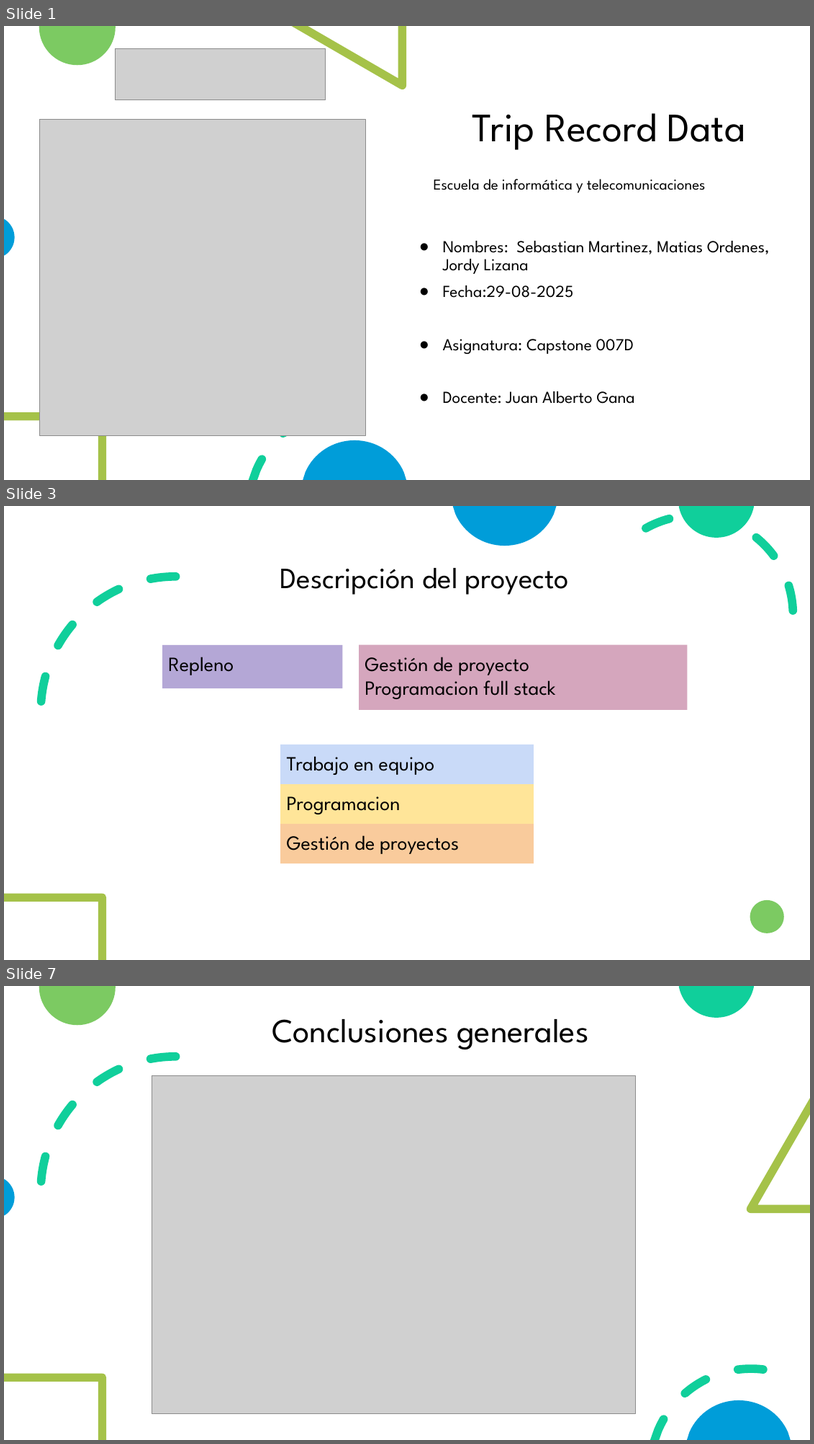
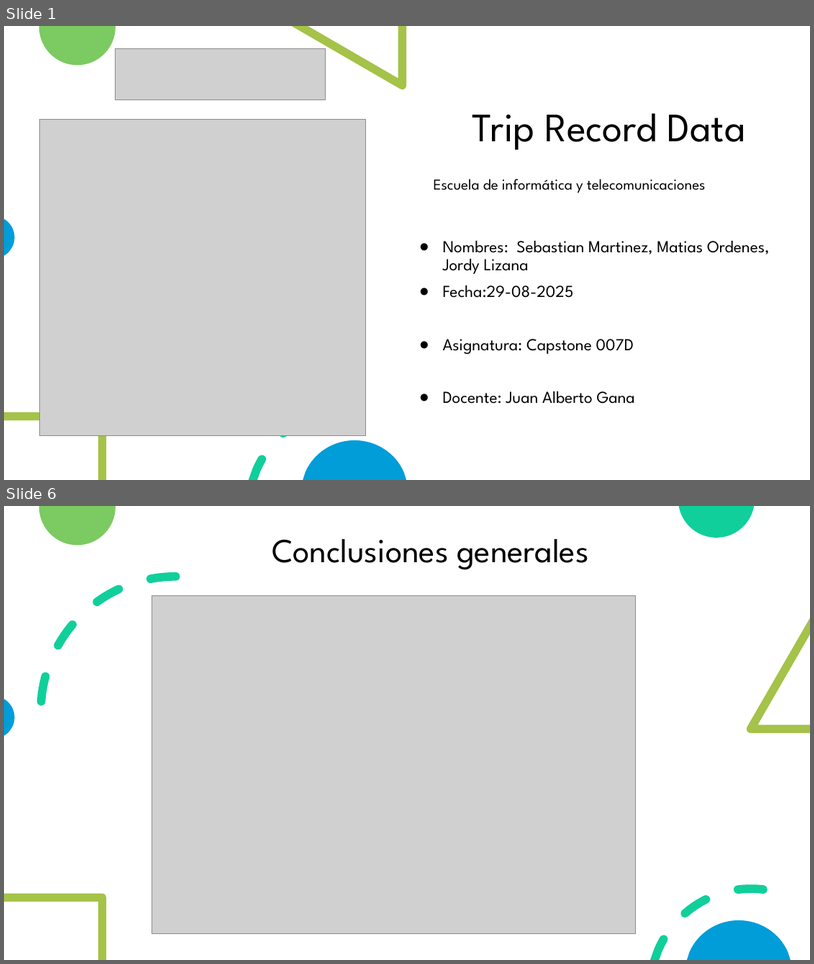
Before and after one commit to MatiaRs/Repleno, a slide deck: Fase 1/Evidencia Grupal/Presentacion_1.pptx. Shown one above the other, each under a label of ours: slides 1, 3 and 7 before the commit, slides 1 and 6 after it; the slides between them are not shown. The pictures are 814x1444 and 814x964 pixels, drawn with LibreOffice and Linux fonts; fonts in the diff are those of the drawing; grey boxes stand for pictures. Boxes give left, top, right and bottom in pixels: in the first picture for what was removed or moved away, otherwise in the second. Text is boxed around its words. In the diff, an @@ line names an element or a change of style, - is before the commit and + after.

```diff
--- a/Fase 1/Evidencia Grupal/Presentacion_1.pptx
+++ b/Fase 1/Evidencia Grupal/Presentacion_1.pptx
@@ slide 3 removed at bbox=[4, 506, 810, 960], background #FFFFFF; not listed: 2 template elements that a slide beside it also shows @@
@@ freeform shape removed at bbox=[453, 506, 557, 546] @@
@@ arc (boxed as its full ellipse) removed at bbox=[597, 515, 794, 713] @@
@@ title removed at bbox=[280, 568, 569, 595] @@
-Descripción del proyecto
@@ rectangle removed at bbox=[162, 645, 343, 689] @@
-Repleno
@@ rectangle removed at bbox=[359, 645, 687, 710] @@
-Gestión de proyecto
-Programacion full stack
@@ rectangle removed at bbox=[280, 744, 534, 784] @@
-Trabajo en equipo
@@ rectangle removed at bbox=[280, 784, 534, 824] @@
-Programacion
@@ rectangle removed at bbox=[280, 824, 534, 864] @@
-Gestión de proyectos
@@ freeform shape removed at bbox=[4, 893, 106, 960] @@
@@ ellipse removed at bbox=[751, 900, 784, 933] @@
@@ what was slide 7 is now slide 6 @@
```
Also in this commit, not shown: 4 slides added, 4 other slides removed.
